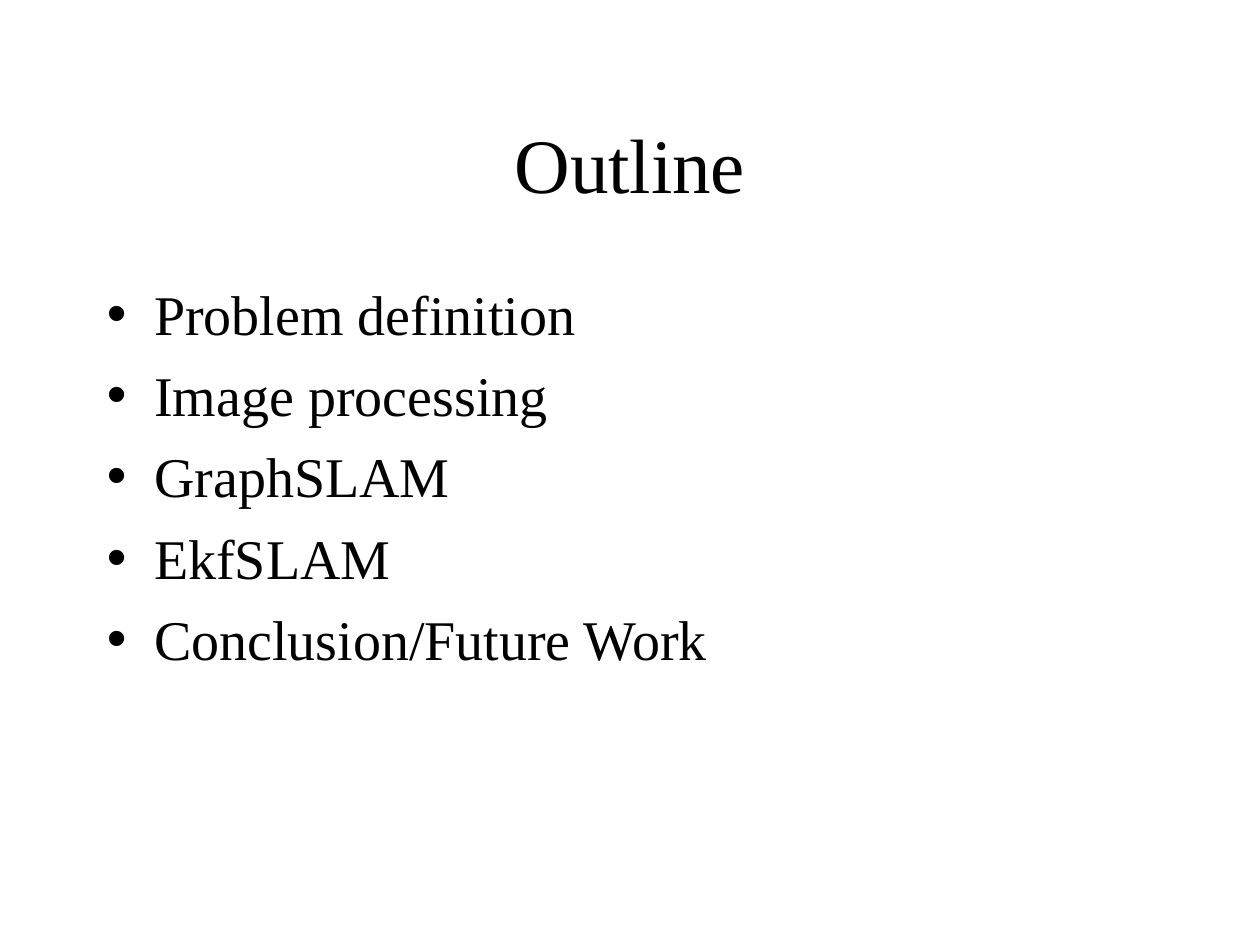
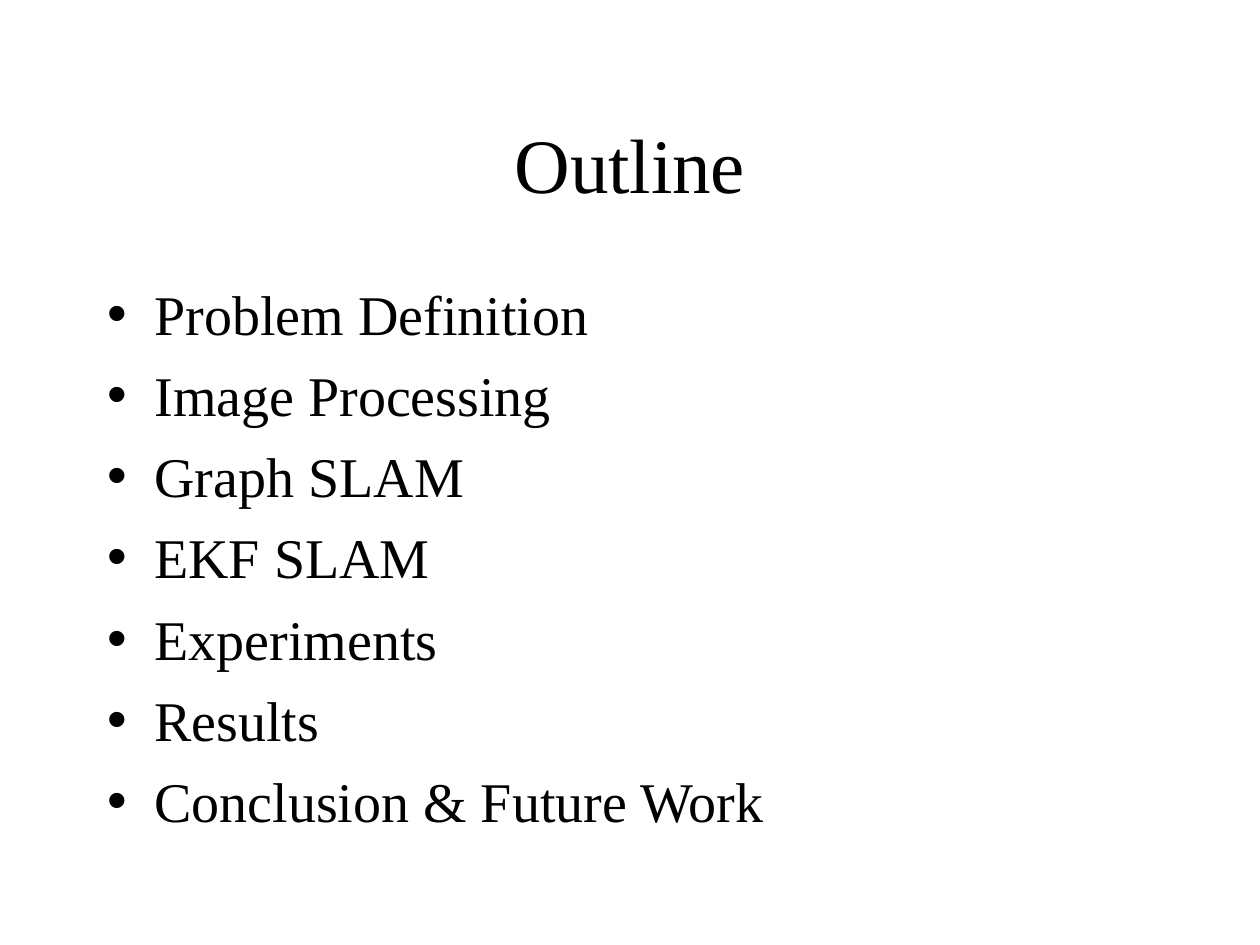
Before and after one commit to HerkyJerky/NAO-ALPHA-AS-FUCK-ROBOTS, a slide deck: slide 2 of Presentation Parts/EKF SLAM part.ppt. Drawn at 1260x945 pixels with LibreOffice and Linux fonts; fonts in the diff are those of the drawing. Boxes give left, top, right and bottom in pixels: in the first picture for what was removed or moved away, otherwise in the second. Text is boxed around its words. In the diff, an @@ line names an element or a change of style, - is before the commit and + after.

```diff
--- a/Presentation Parts/EKF SLAM part.ppt
+++ b/Presentation Parts/EKF SLAM part.ppt
@@ text at [154,295,763,823]: text changed @@
-• Problem definition
-• Image processing
-• GraphSLAM
-• EkfSLAM
-• Conclusion/Future Work
+• Problem Definition
+• Image Processing
+• Graph SLAM
+• EKF SLAM
+• Experiments
+• Results
+• Conclusion & Future Work
```
Also in this commit, not shown: 1 other slide changed, 6 slides added, 1 slide removed.
